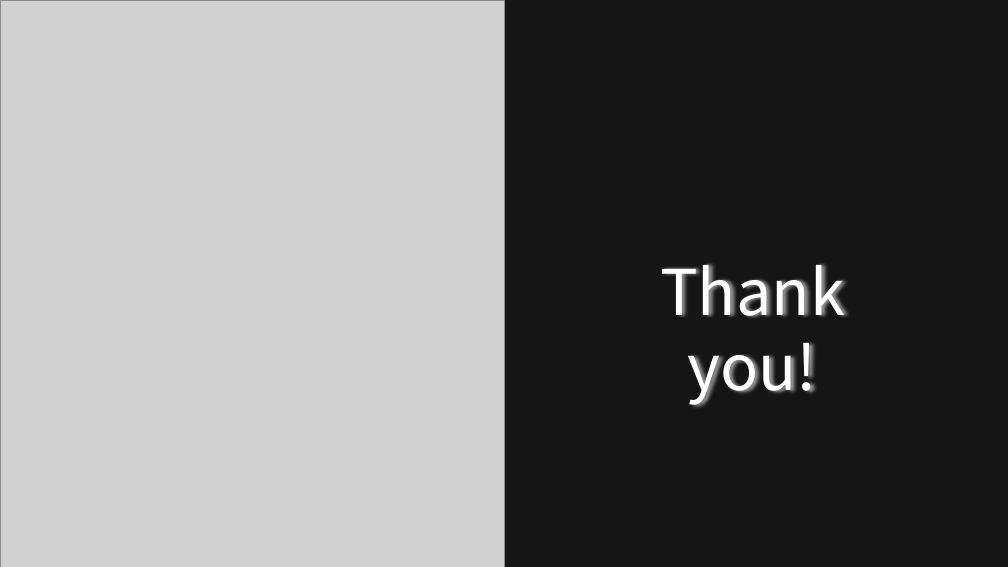
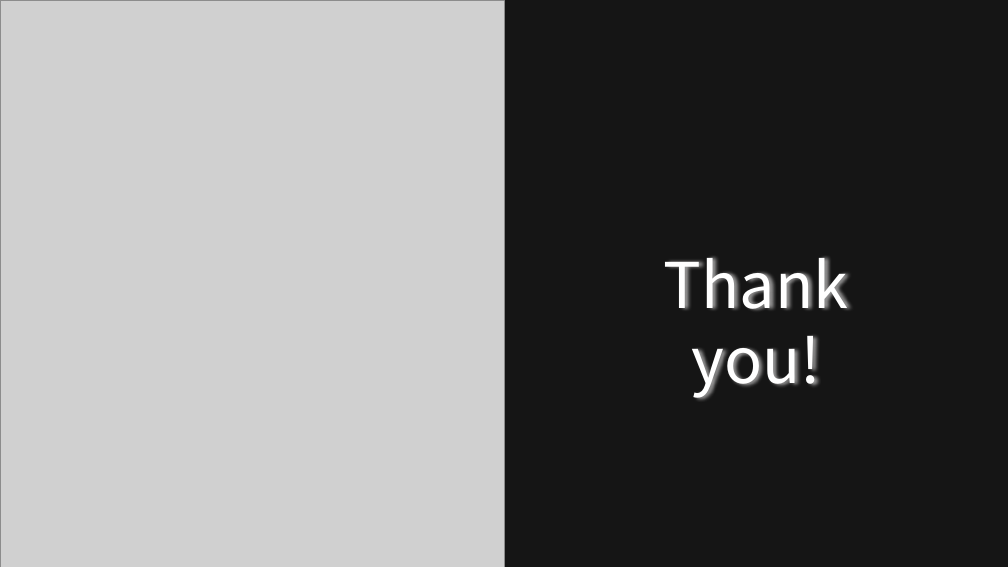
Before and after one commit to luvulmi/BBANGSHUTTLE_project, a slide deck: slide 18 of BBangSuttleProject/BBANG_SHUTTLE_ver2.pptx. Drawn at 1008x567 pixels with LibreOffice and Linux fonts; fonts in the diff are those of the drawing; grey boxes stand for pictures. Boxes give left, top, right and bottom in pixels: in the first picture for what was removed or moved away, otherwise in the second. Text is boxed around its words. In the diff, an @@ line names an element or a change of style, - is before the commit and + after.

```diff
--- a/BBangSuttleProject/BBANG_SHUTTLE_ver2.pptx
+++ b/BBangSuttleProject/BBANG_SHUTTLE_ver2.pptx
@@ text "Thank you!": place and size @@
-text "Thank you!" at <box>660,264,845,406</box>
+text "Thank you!" at <box>664,257,849,399</box>
```
Also in this commit, not shown: 5 other slides changed.
